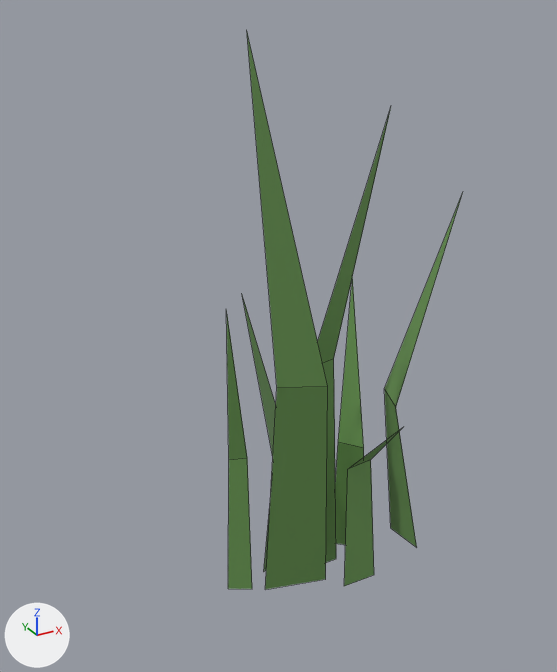
A saved change to the FBX model Content/Props/grass.fbx.
One viewpoint serves both versions: a 50 mm camera at (-0.348, -0.611, 0.611) aimed at (-0.003, 0.017, 0.297). Arrows for +X, +Y and +Z are at lower left; the lights stay in place. Mesh edges are drawn as thin lines. Where no turn or scale is listed for an object, it has been applied to the vertices.

The first picture shows 'grass'.
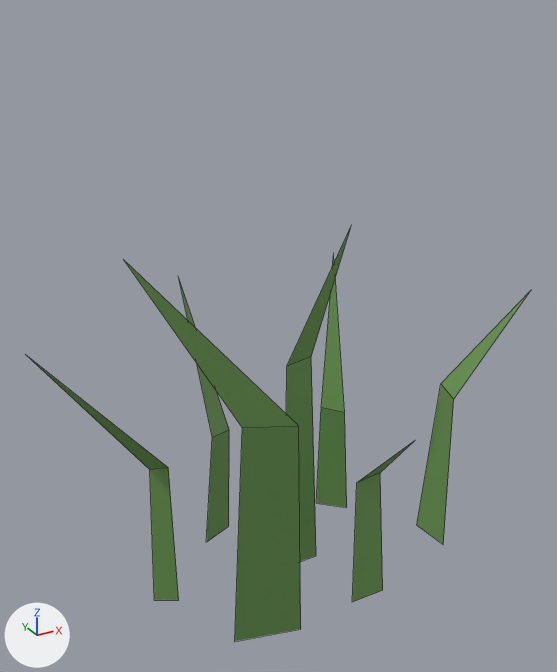
Where the change shows, as pixel boxes (x1, y1, x2, y2) in the pictures (557 x 672 px; the box of a moved part takes in the faces that stretch with it):
'grass', reshaped (113% wider, 25% shorter): before (226, 34, 462, 589); after (27, 227, 531, 641)
part 1 of me_plane, moved or reshaped: before (335, 277, 364, 545); after (316, 253, 347, 508)
part 2 of me_plane, moved or reshaped: before (344, 429, 401, 586); after (352, 441, 414, 602)
part 3 of me_plane, moved or reshaped: before (242, 296, 276, 571); after (179, 280, 229, 542)
part 4 of me_plane, moved or reshaped: before (226, 34, 462, 589); after (27, 227, 531, 641)

What changed in the scene script:
```text
Change me_plane:
    where me_plane.from_pydata(...)  # 35 vertices, 14 faces; spans x -0.067..0.159, y -0.086..0.055, z -0.001..0.586
    used by ob_grass; location = (0.0, 0.0, 0.0)
    before: 0 (-0.032, -0.005, 0.0) at pixel (265, 589), 1 (0.037, -0.024, 0.0) at pixel (325, 579), 2 (0.025, 0.0, 0.001), 3 (0.066, 0.0, 0.001) at pixel (336, 558), 4 (-0.029, -0.028, 0.265) at pixel (276, 387)
    before: 5 (0.021, -0.041, 0.26) at pixel (327, 386), 7 (0.062, 0.012, 0.259) at pixel (333, 358), 8 (0.032, 0.013, 0.254), 16 (-0.067, 0.017, -0.001) at pixel (228, 588), 17 (-0.044, 0.003, -0.001) at pixel (252, 589)
    before: 18 (-0.042, 0.012, 0.167) at pixel (247, 458), 19 (-0.059, 0.022, 0.164) at pixel (228, 460)
    me_plane part 1: the loose piece of 5 vertices spanning x 0.074..0.108, y -0.004..0.047, z -0.001..0.335 is moved by (0.026, 0.078, 0.0)
    me_plane part 2: the loose piece of 5 vertices spanning x 0.05..0.09, y -0.086..-0.031, z -0.001..0.22 is moved by (-0.006, -0.026, 0.0)
    me_plane part 3: the loose piece of 5 vertices spanning x -0.024..0.018, y 0.013..0.055, z -0.001..0.335 is moved by (-0.037, 0.08, 0.0)
    me_plane part 4
    add for i in [*range(16, 20)]: me_plane.vertices[i].co += Vector((-0.079, 0.023, 0.0))
    add for i in [0, 1, 4, 5]: me_plane.vertices[i].co += Vector((-0.063, -0.052, 0.0))
    add for i in [2, 3, 7, 8]: me_plane.vertices[i].co += Vector((-0.018, 0.016, 0.0))
    me_plane.vertices[6].co: (-0.043, -0.003, 0.586) -> (-0.178, -0.055, 0.426)  # not seen -> pixel (123, 259)
    me_plane.vertices[9].co: (0.096, -0.018, 0.52) -> (0.068, -0.002, 0.408)
    me_plane.vertices[20].co: (-0.066, 0.002, 0.344) -> (-0.248, 0.025, 0.328)  # pixel (226, 308) -> pixel (25, 354)
    me_plane.vertices[21].co: (0.154, 0.011, 0.005) -> (0.185, 0.0, 0.005)  # pixel (390, 528) -> pixel (416, 525)
    me_plane.vertices[22].co: (0.159, -0.034, 0.005) -> (0.191, -0.045, 0.005)  # pixel (416, 547) -> pixel (443, 544)
    me_plane.vertices[23].co: (0.126, 0.006, 0.209) -> (0.199, -0.005, 0.203)  # pixel (384, 388) -> pixel (440, 383)
    me_plane.vertices[24].co: (0.117, -0.029, 0.205) -> (0.189, -0.04, 0.201)  # pixel (395, 407) -> pixel (453, 399)
    me_plane.vertices[25].co: (0.155, -0.06, 0.442) -> (0.252, -0.071, 0.33)  # not seen -> pixel (531, 289)
```
